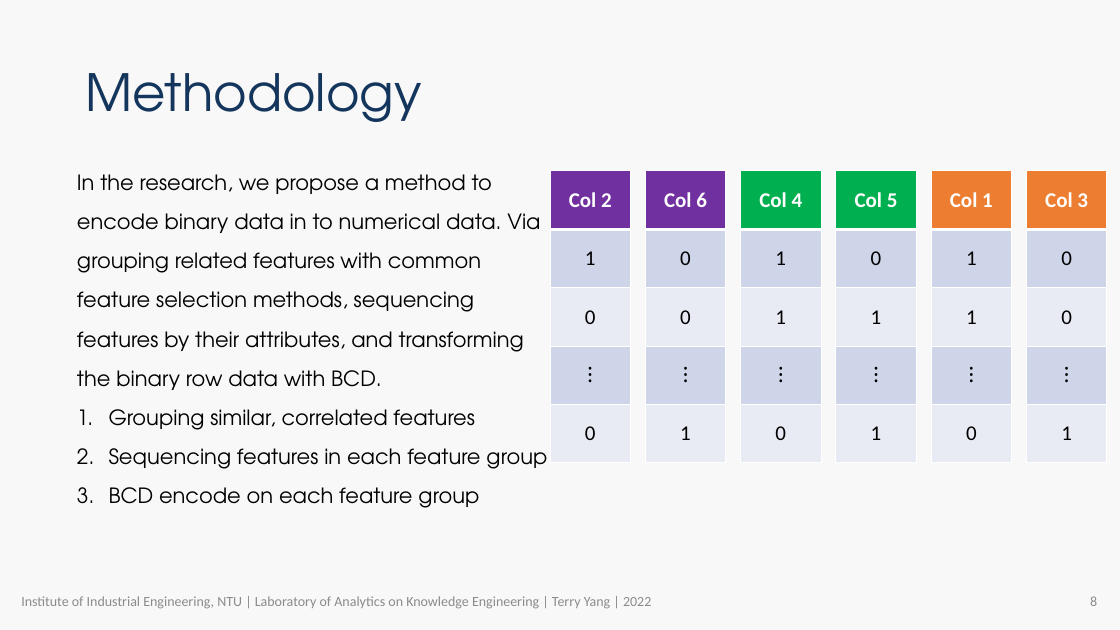
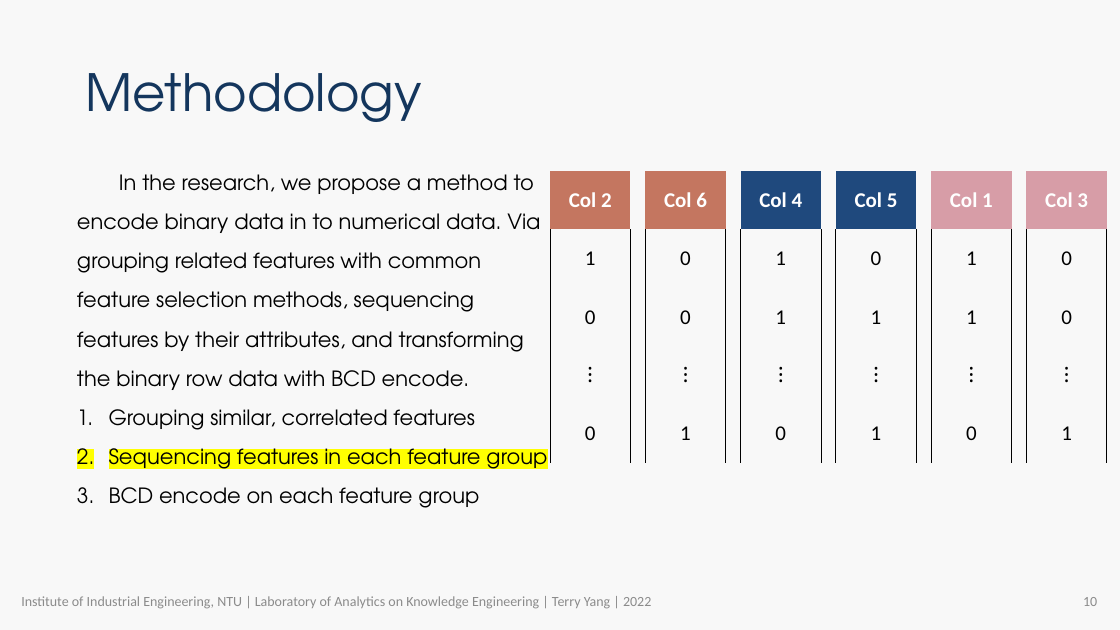
Before and after one commit to R64825/NTUIIE-Research, a slide deck: slide 10 of ppt/APIEMS TerryYang.pptx (slide 8 before the commit). Drawn at 1120x630 pixels with LibreOffice and Linux fonts; fonts in the diff are those of the drawing; background and template pictures are left out. Boxes give left, top, right and bottom in pixels: in the first picture for what was removed or moved away, otherwise in the second. Text is boxed around its words. In the diff, an @@ line names an element or a change of style, - is before the commit and + after.

```diff
--- a/ppt/APIEMS TerryYang.pptx
+++ b/ppt/APIEMS TerryYang.pptx
@@ text at box(77, 174, 540, 390): text changed @@
-In the research, we propose a method to encode binary data in to numerical data. Via grouping related features with common feature selection methods, sequencing features by their attributes, and transforming the binary row data with BCD.
+In the research, we propose a method to encode binary data in to numerical data. Via grouping related features with common feature selection methods, sequencing features by their attributes, and transforming the binary row data with BCD encode.
@@ table at box(550, 171, 631, 463) @@
@@ fill #7030A0 to #C47660 in row 1, column 1 @@
@@ fill #CFD5EA to #F8F8F8 in 2 cells @@
@@ fill #E9EBF5 to #F8F8F8 in 2 cells @@
@@ borders changed @@
@@ table at box(645, 171, 726, 463) @@
@@ fill #7030A0 to #C47660 in row 1, column 1 @@
@@ fill #CFD5EA to #F8F8F8 in 2 cells @@
@@ fill #E9EBF5 to #F8F8F8 in 2 cells @@
@@ borders changed @@
@@ table at box(741, 171, 822, 463) @@
@@ fill #00B050 to #1F497D in row 1, column 1 @@
@@ fill #CFD5EA to #F8F8F8 in 2 cells @@
@@ fill #E9EBF5 to #F8F8F8 in 2 cells @@
@@ borders changed @@
@@ table at box(836, 171, 917, 463) @@
@@ fill #00B050 to #1F497D in row 1, column 1 @@
@@ fill #CFD5EA to #F8F8F8 in 2 cells @@
@@ fill #E9EBF5 to #F8F8F8 in 2 cells @@
@@ borders changed @@
@@ table at box(931, 171, 1012, 463) @@
@@ fill #ED7D31 to #D79DA7 in row 1, column 1 @@
@@ fill #CFD5EA to #F8F8F8 in 2 cells @@
@@ fill #E9EBF5 to #F8F8F8 in 2 cells @@
@@ borders changed @@
@@ table at box(1027, 171, 1107, 463) @@
@@ fill #ED7D31 to #D79DA7 in row 1, column 1 @@
@@ fill #CFD5EA to #F8F8F8 in 2 cells @@
@@ fill #E9EBF5 to #F8F8F8 in 2 cells @@
@@ borders changed @@
@@ text at box(109, 442, 547, 474): highlight none to #FFFF00 in "Sequencing features in each feature group" @@
@@ page number at box(1083, 597, 1097, 606): text changed @@
-8
+10
```
Also in this commit, not shown: 12 other slides changed, 6 slides added, 5 other files.
